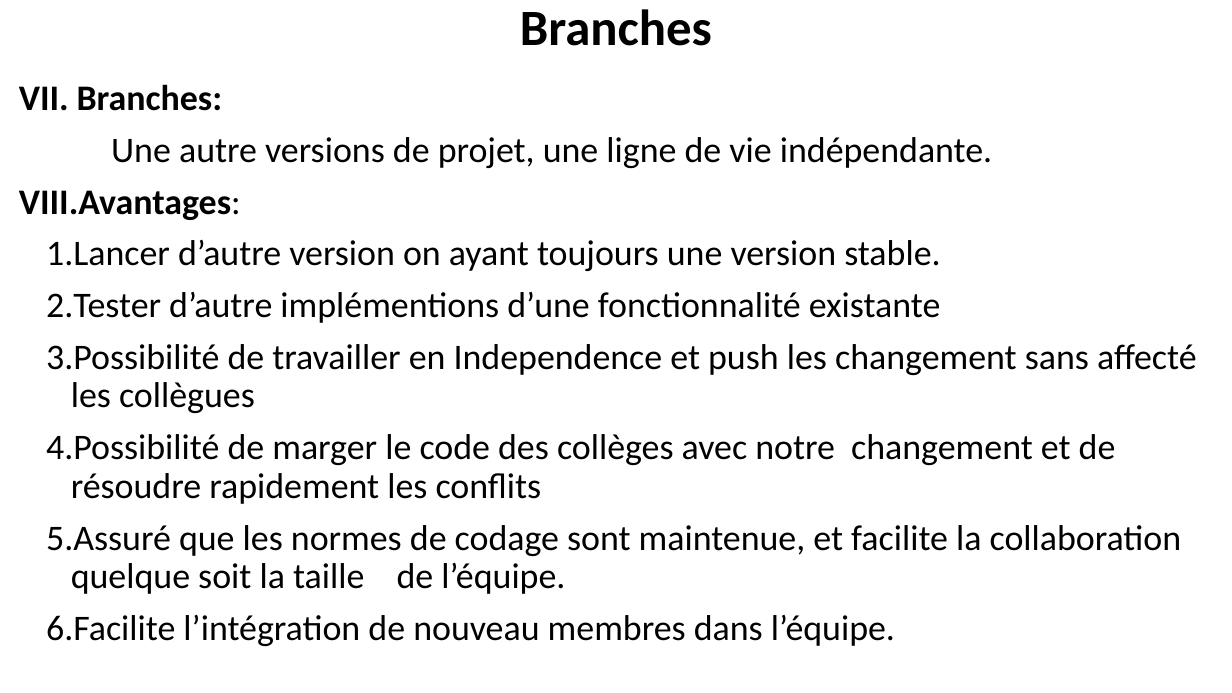
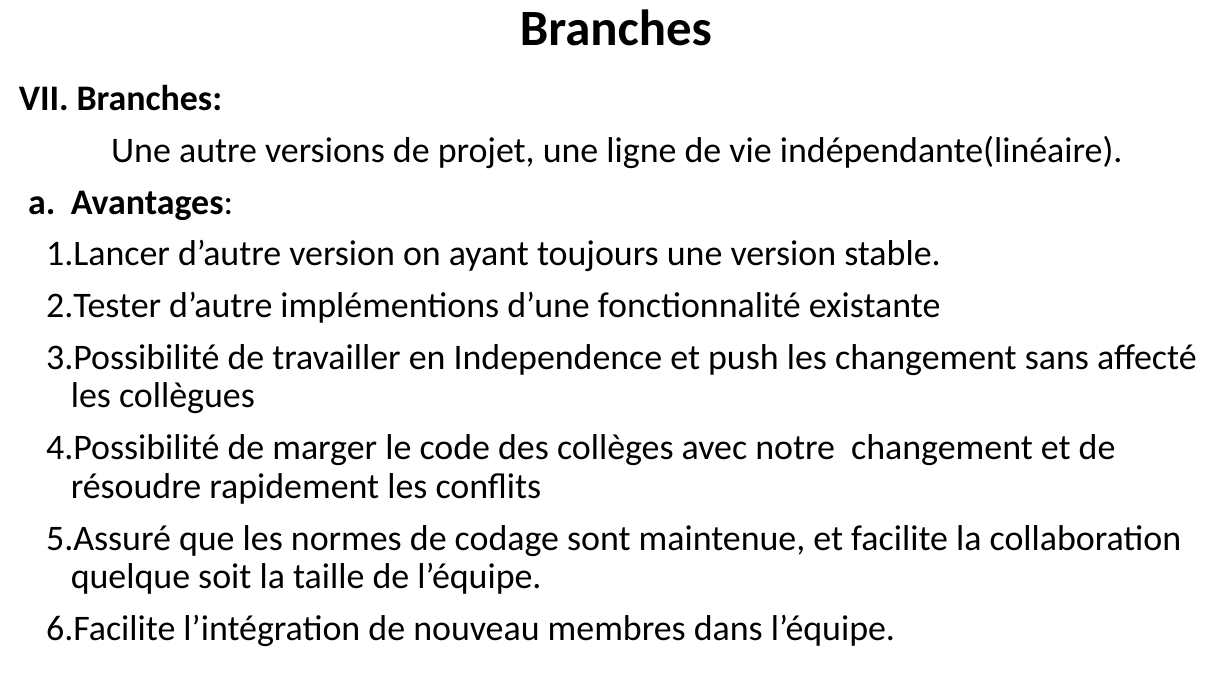
Before and after one commit to belakebiboussad/form, a slide deck: slide 12 of Formation Git.pptx (slide 11 before the commit). Drawn at 1232x693 pixels with LibreOffice and Linux fonts; fonts in the diff are those of the drawing. Boxes give left, top, right and bottom in pixels: in the first picture for what was removed or moved away, otherwise in the second. Text is boxed around its words. In the diff, an @@ line names an element or a change of style, - is before the commit and + after.

```diff
--- a/Formation Git.pptx
+++ b/Formation Git.pptx
@@ text at (111, 136, 1123, 168): text changed @@
-Une autre versions de projet, une ligne de vie indépendante.
+Une autre versions de projet, une ligne de vie indépendante(linéaire).
@@ text at (71, 190, 233, 220): bullet I. to a. @@
```
Also in this commit, not shown: 17 other slides changed, 3 slides added, 2 other files.
